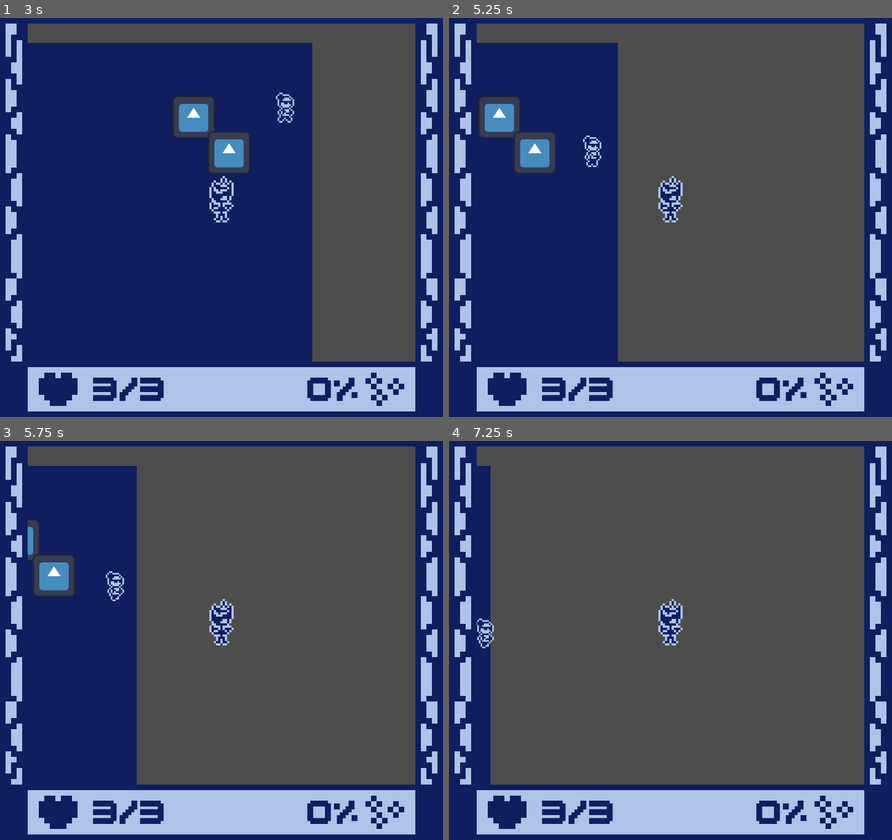
Above: before the commit, frames 1-4 (two rows, left to right).
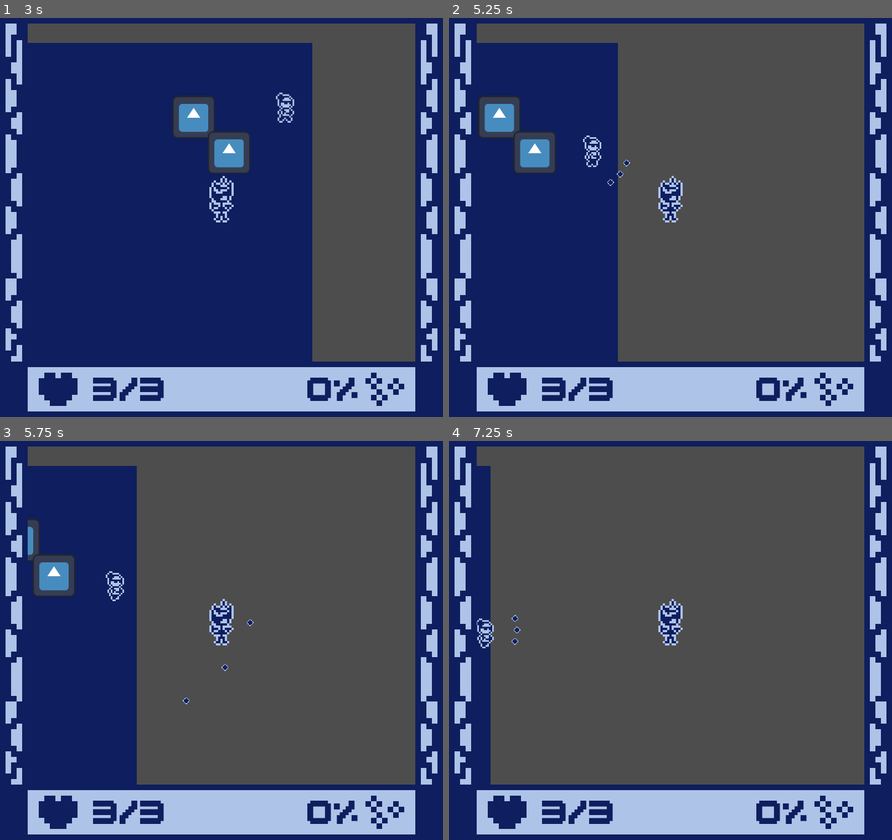
Above: after the commit, the same moments.

Repository: Shibe53/kabluem
Game: Godot game, scene res://UI/main_menu.tscn
Two runs of this game, one before a commit and one after it. Both use one fixed random seed, a clock stepped at 60 frames per second and the inputs below. The engine's default icon, where the game draws it, is replaced by a stand-in: a white triangle on a blue panel in a dark square.
Inputs (mouse positions are in pixels of both pictures, inside the frame that each line leads up to):
- Up to frame 1 (3 s): click (203, 157) at 0.5 s; tap Enter at 1.25 s; move the mouse to (318, 197) at 1.27 s; hold Right (ui_right) 1.28-2.03 s; right-click (318, 197) at 1.35 s; click (318, 197) at 1.42 s; move the mouse to (132, 237) at 2.02 s; hold Down (ui_down) 2.03-2.78 s; click (132, 237) at 2.1 s; move the mouse to (265, 129) at 2.77 s; hold Right (ui_right) from 2.78 s (still down); right-click (265, 129) at 2.85 s
- Up to frame 2 (5.25 s): move the mouse to (648, 297) at 3.52 s; release Right (ui_right) at 3.53 s; hold Up (ui_up) 3.53-4.28 s; click (648, 297) at 3.6 s; move the mouse to (803, 277) at 4.27 s; hold Left (ui_left) from 4.28 s (still down); right-click (803, 277) at 4.35 s; move the mouse to (537, 157) at 5.02 s; click (537, 157) at 5.1 s
- Up to frame 3 (5.75 s): keep holding Left (ui_left)
- Up to frame 4 (7.25 s): move the mouse to (692, 640) at 5.77 s; release Left (ui_left) at 5.78 s; hold Down (ui_down) 5.78-6.53 s; right-click (692, 640) at 5.85 s; click (692, 640) at 5.92 s; move the mouse to (604, 540) at 6.52 s; hold Right (ui_right) from 6.53 s (still down); click (604, 540) at 6.6 s

Frame 1 is identical in both runs. In frame 2, less than 0.1% of the frame differs, in the area x 35-41%, y 35-43%; in frame 3, less than 0.1%; in frame 4, less than 0.1%, in the area x 14-17%, y 43-52%.

Commit message:
Functionality for shotgun spread of bullets

Diff:
--- a/Enemies/bullet_spawner.gd
+++ b/Enemies/bullet_spawner.gd
@@ -4,8 +4,10 @@
 @onready var timer = $Timer
 
 @export var SPEED = 400
-@export var COOLDOWN = 5
+@export var COOLDOWN = 5.0
 @export var DAMAGE = 1
+@export var SPREAD = false
+@export var SPREAD_ANGLE = 20
 
 var onCooldown = false
 
@@ -13,11 +15,45 @@
 	if !onCooldown:
 		onCooldown = true
 		var bullet = Bullet.instantiate()
+		var main = get_tree().current_scene
+
 		bullet.global_position = global_position
 		bullet.set_values(pos, SPEED, DAMAGE)
-		var main = get_tree().current_scene
+
+		if SPREAD:
+			var bullets_pos = get_spread(pos, global_position)
+
+			var bullet2 = Bullet.instantiate()
+			bullet2.global_position = global_position
+			bullet2.set_values(bullets_pos[0], SPEED, DAMAGE)
+			main.add_child(bullet2)
+
+			var bullet3 = Bullet.instantiate()
+			bullet3.global_position = global_position
+			bullet3.set_values(bullets_pos[1], SPEED, DAMAGE)
+			main.add_child(bullet3)
+
 		main.add_child(bullet)
 		timer.start(COOLDOWN)
 
+func get_spread(player_pos: Vector2, enemy_pos: Vector2) -> Array:
+	var delta = player_pos - enemy_pos
+	var angle_offset = deg_to_rad(SPREAD_ANGLE)
+
+	# Direct angle from B to A
+	var base_angle = atan2(delta.y, delta.x)
+
+	var results = []
+	for sign in [1, -1]:
+		var angle = base_angle + sign * angle_offset
+		var dir = Vector2(cos(angle), sin(angle))
+
+		# Solve for λ where x = x_A
+		var lambda = (player_pos.x - enemy_pos.x) / dir.x
+		var y_intersect = enemy_pos.y + lambda * dir.y
+
+		results.append(Vector2(player_pos.x, y_intersect))
+	return results
+
 func _on_timer_timeout() -> void:
 	onCooldown = false
--- a/Player/player.gd
+++ b/Player/player.gd
@@ -5,7 +5,7 @@
 
 @export var ACCELERATION = 800
 @export var MAX_SPEED = 200
-@export var MAX_THROW_SPEED = 75
+@export var MAX_THROW_SPEED = 100
 @export var DODGE_SPEED = 115
 @export var FRICTION = 500
 @export var THROW_COOLDOWN = 1.0
--- a/Player/player.tscn
+++ b/Player/player.tscn
@@ -13,8 +13,8 @@
 states/Start/position = Vector2(220, 100)
 
 [sub_resource type="CapsuleShape2D" id="CapsuleShape2D_btcbx"]
-radius = 12.0
-height = 56.0
+radius = 13.0
+height = 36.0
 
 [node name="Player" type="CharacterBody2D" groups=["player"]]
 position = Vector2(-2.38419e-07, 0)
@@ -42,6 +42,7 @@
 collision_mask = 80
 
 [node name="CollisionShape" parent="Hurtbox" index="0"]
+position = Vector2(0, 10)
 shape = SubResource("CapsuleShape2D_btcbx")
 
 [node name="ThrowCooldownTimer" type="Timer" parent="."]
--- a/world.tscn
+++ b/world.tscn
@@ -25,6 +25,10 @@
 y_sort_enabled = true
 position = Vector2(667, 81)
 
+[node name="BulletSpawner" parent="Enemy/Pivot" index="0"]
+COOLDOWN = 2.0
+SPREAD = true
+
 [node name="NavigationRegion2D" type="NavigationRegion2D" parent="."]
 navigation_polygon = SubResource("NavigationPolygon_aqk2v")
 
@@ -43,4 +47,9 @@
 
 [node name="Gui" parent="CanvasLayer" instance=ExtResource("6_dwbse")]
 
+[editable path="Enemy"]
+[editable path="Enemy/Hurtbox"]
+[editable path="Enemy/Hitbox"]
+[editable path="Enemy/SoftCollision"]
+[editable path="Enemy/PlayerDetection"]
 [editable path="TileMap"]
Not shown, added: Assets/Sprites/Player/Player_Idle-Sheet.png.import
Not shown, added: Assets/Sprites/Player/Player_Walk-Sheet.png.import
